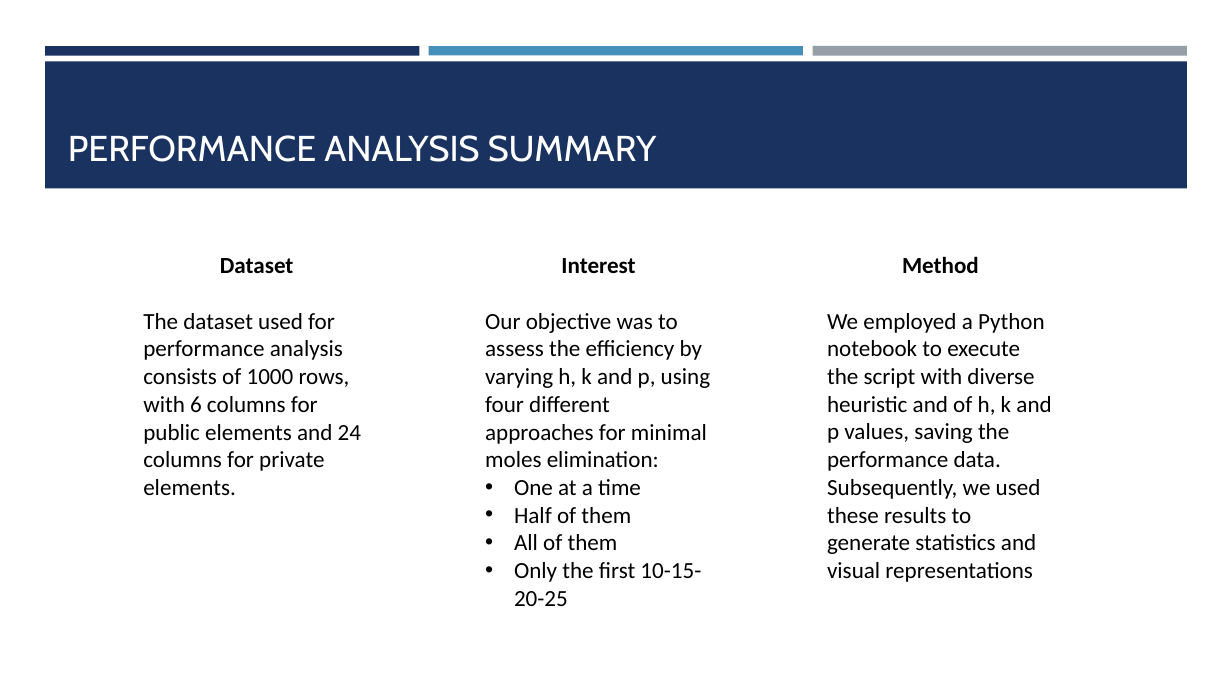
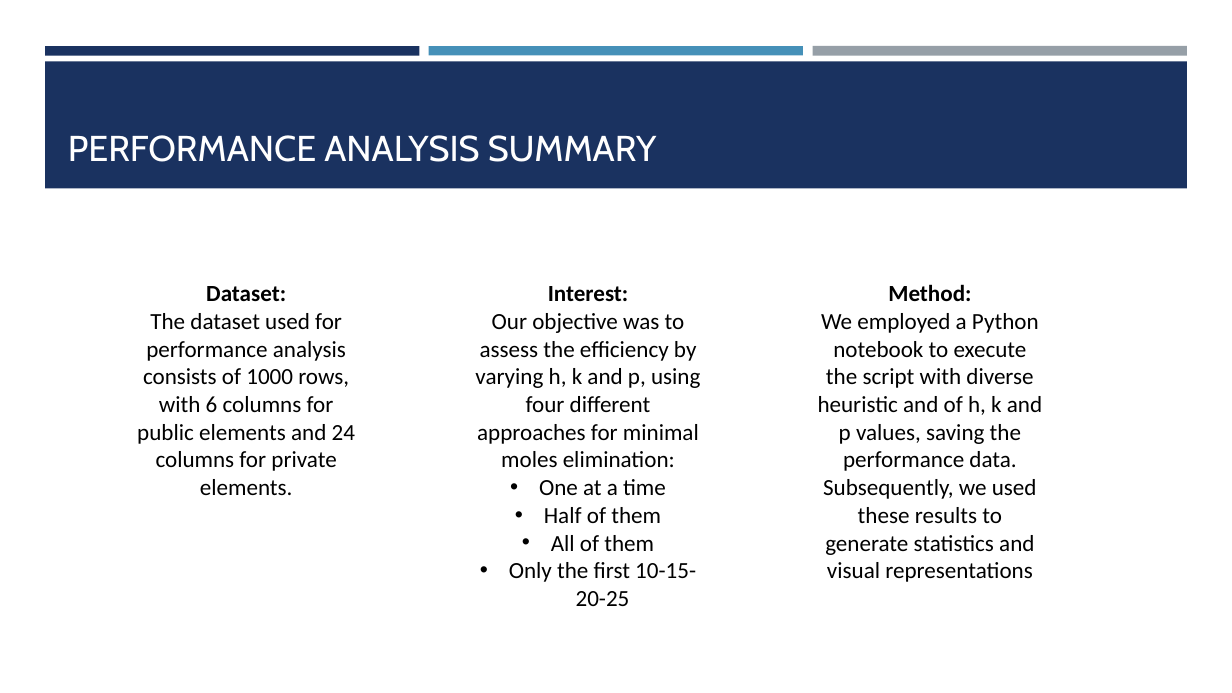
Before and after one commit to francesco-it-cpu/h-k-p-coherence, a slide deck: slide 15 of Data Protection & Privacy.pptx. Drawn at 1232x693 pixels with LibreOffice and Linux fonts; fonts in the diff are those of the drawing. Boxes give left, top, right and bottom in pixels: in the first picture for what was removed or moved away, otherwise in the second. Text is boxed around its words. In the diff, an @@ line names an element or a change of style, - is before the commit and + after.

```diff
--- a/Data Protection & Privacy.pptx
+++ b/Data Protection & Privacy.pptx
@@ text "Dataset:": place and size @@
-text "Dataset:" at box(143, 258, 361, 495)
+text "Dataset:" at box(137, 286, 355, 495)
@@ text at box(206, 286, 286, 301): text changed @@
-Dataset
+Dataset:
@@ text "Interest:": place and size @@
-text "Interest:" at box(485, 258, 710, 606)
+text "Interest:" at box(475, 286, 700, 606)
@@ text at box(548, 286, 629, 301): text changed @@
-Interest
+Interest:
@@ text "Method:": place and size @@
-text "Method:" at box(827, 256, 1051, 582)
+text "Method:" at box(818, 284, 1042, 582)
@@ text at box(888, 284, 971, 301): text changed @@
-Method
+Method:
@@ text at box(137, 313, 355, 495): alignment left to centre @@
@@ text at box(475, 313, 700, 606): alignment left to centre @@
@@ text at box(818, 313, 1042, 582): alignment left to centre @@
```
Also in this commit, not shown: 2 other slides changed, 1 slide removed.
